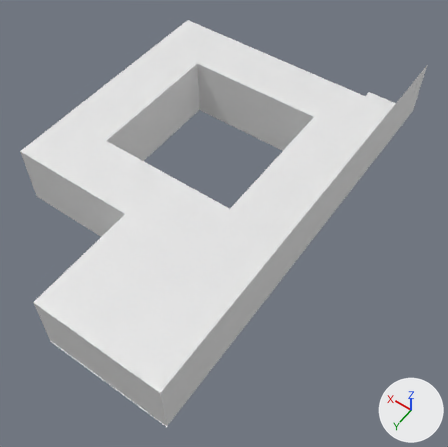
One commit to the Blender file Blender/Corredor_SolusIpsum.blend: the scene before it, then after it.
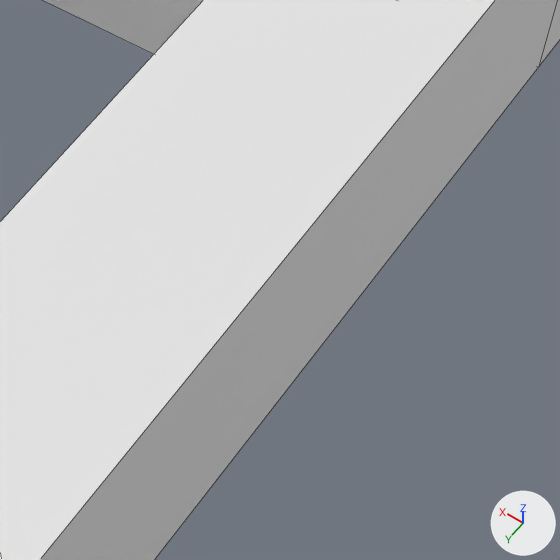
Old and new are each drawn whole from a 50 mm camera at (-115.7, 153.4, 199.4) aimed at (-20.0, 19.4, -11.3) and again close up on the part from 55% to 86% of the width and 31% to 62% of the height. Lighting does not change. The marker at lower right points along +X, +Y and +Z. The close-ups show mesh edges as thin lines.
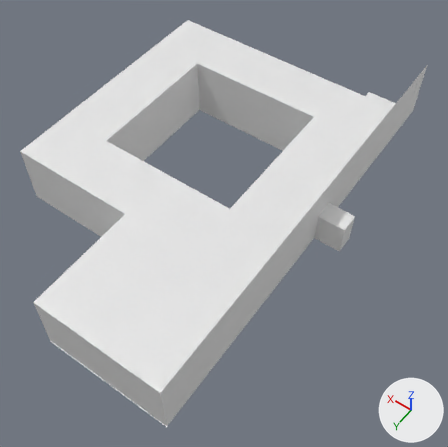
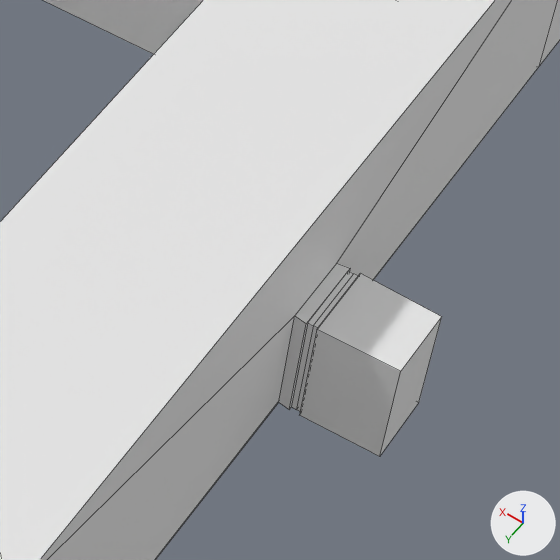
What differs and where, as boxes (x1, y1, x2, y2) in the close-ups (560 x 560 px):
part 1 of me_cube_002, built on: (40, 0, 558, 560) in both

Diff of the bpy script that builds the scene:
```diff
--- a/Blender/Corredor_SolusIpsum.blend.py
+++ b/Blender/Corredor_SolusIpsum.blend.py
@@ me_cube_002 @@
 # used by ob_cube; location = (0.0, 0.0, 0.0); scale = (19.4, 19.4, 6.22)
-me_cube_002.from_pydata(...)  # 43 vertices, 30 faces; spans x -2.87..2.88, y -4.77..5.31, z -1.62..2.94
+me_cube_002.from_pydata(...)  # 71 vertices, 58 faces; spans x -3.5..2.88, y -4.77..5.31, z -1.63..2.94
+# me_cube_002 part 1
+# 1 face is deleted
+# 23 vertices are added at x -3.5..-2.88, y -0.22..0.23, z -1.63..0.71
+# 5 new vertices lie (0.0, 0.43, -0.01) away from vertices in x -3.5..-2.88, y -0.21, z 0.68..0.71
+# 29 new faces join them
 me_cube_002.materials.append(mat_material_001)
```
